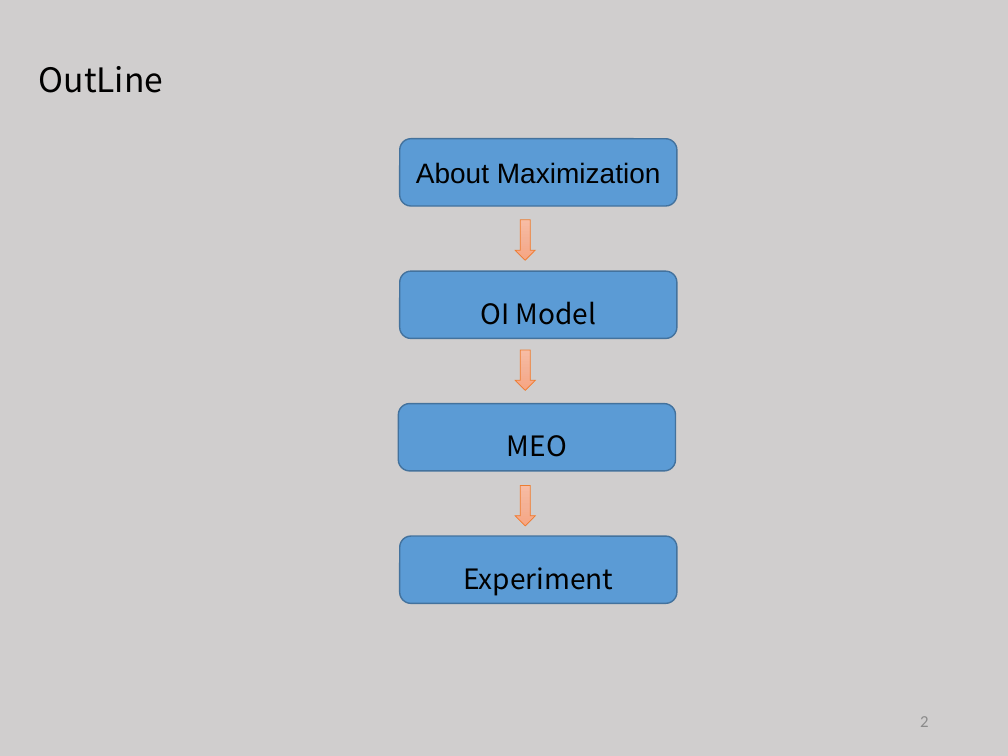
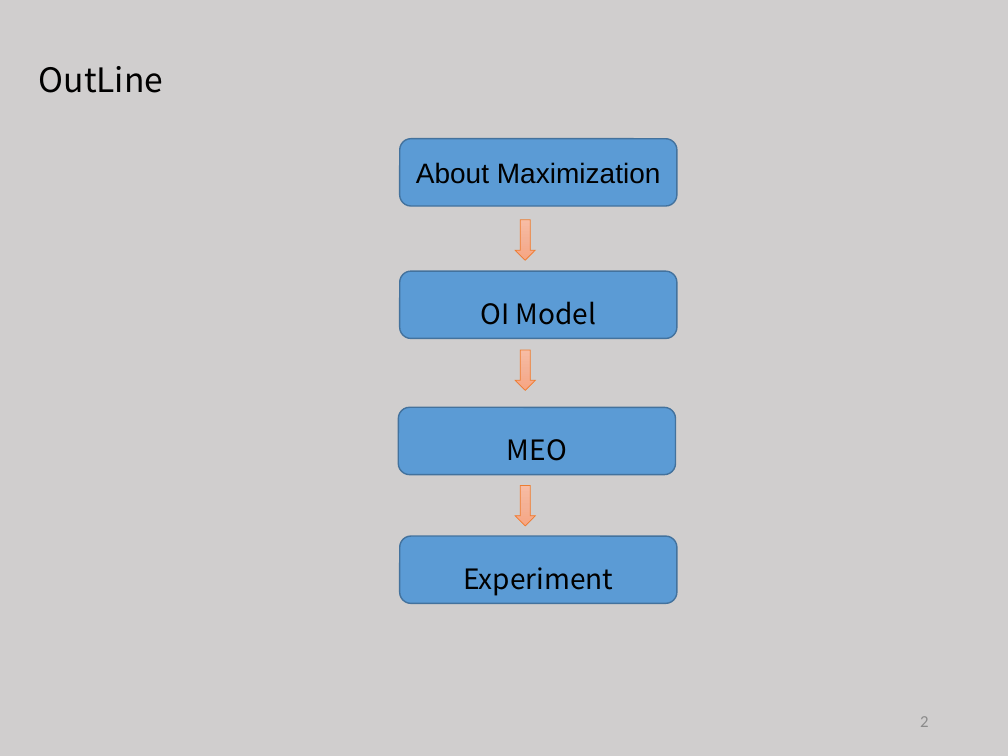
Before and after one commit to tianzhuwei/PPT, a slide deck: slide 2 of 4-魏天柱-Holistic Influence Maximization_ Combining Scalability and Efficiency with Opinion-Aware Models..pptx. Drawn at 1008x756 pixels with LibreOffice and Linux fonts; fonts in the diff are those of the drawing. Boxes give left, top, right and bottom in pixels: in the first picture for what was removed or moved away, otherwise in the second. Text is boxed around its words. In the diff, an @@ line names an element or a change of style, - is before the commit and + after.

```diff
--- a/4-魏天柱-Holistic Influence Maximization_ Combining Scalability and Efficiency with Opinion-Aware Models..pptx
+++ b/4-魏天柱-Holistic Influence Maximization_ Combining Scalability and Efficiency with Opinion-Aware Models..pptx
@@ rounded rectangle "MEO": place and size @@
-rounded rectangle "MEO" at <box>398,403,675,471</box>
+rounded rectangle "MEO" at <box>398,407,675,475</box>
```
Also in this commit, not shown: 8 other slides changed, 1 slide added.
